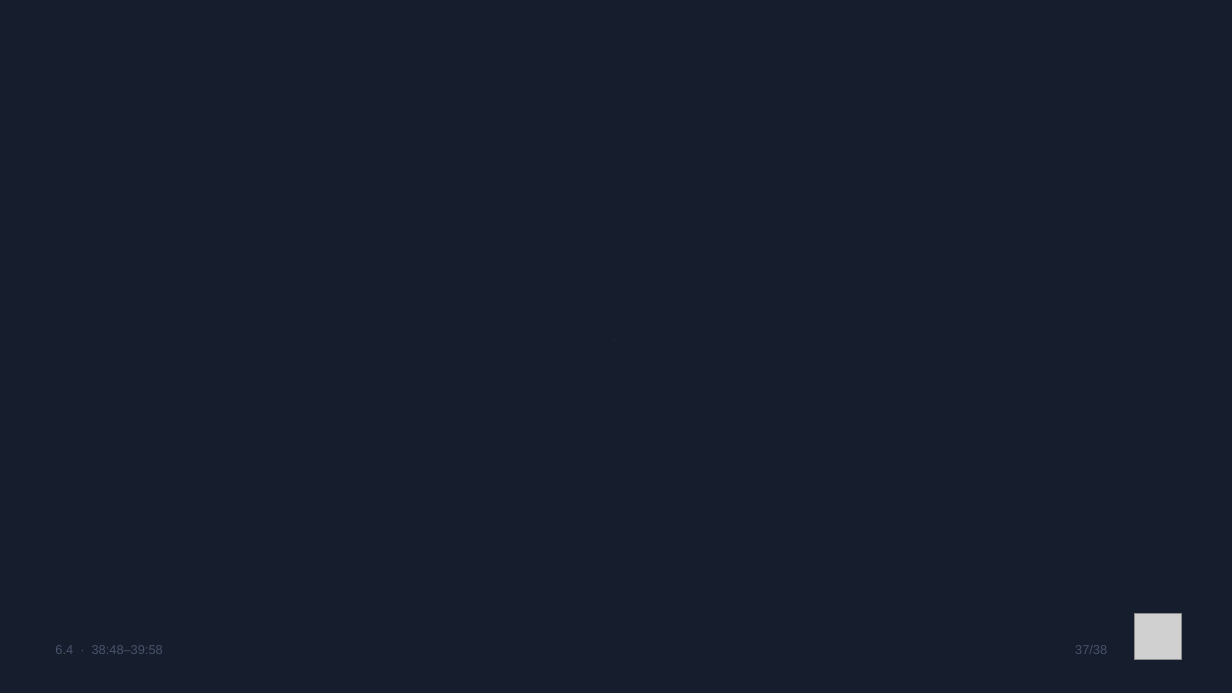
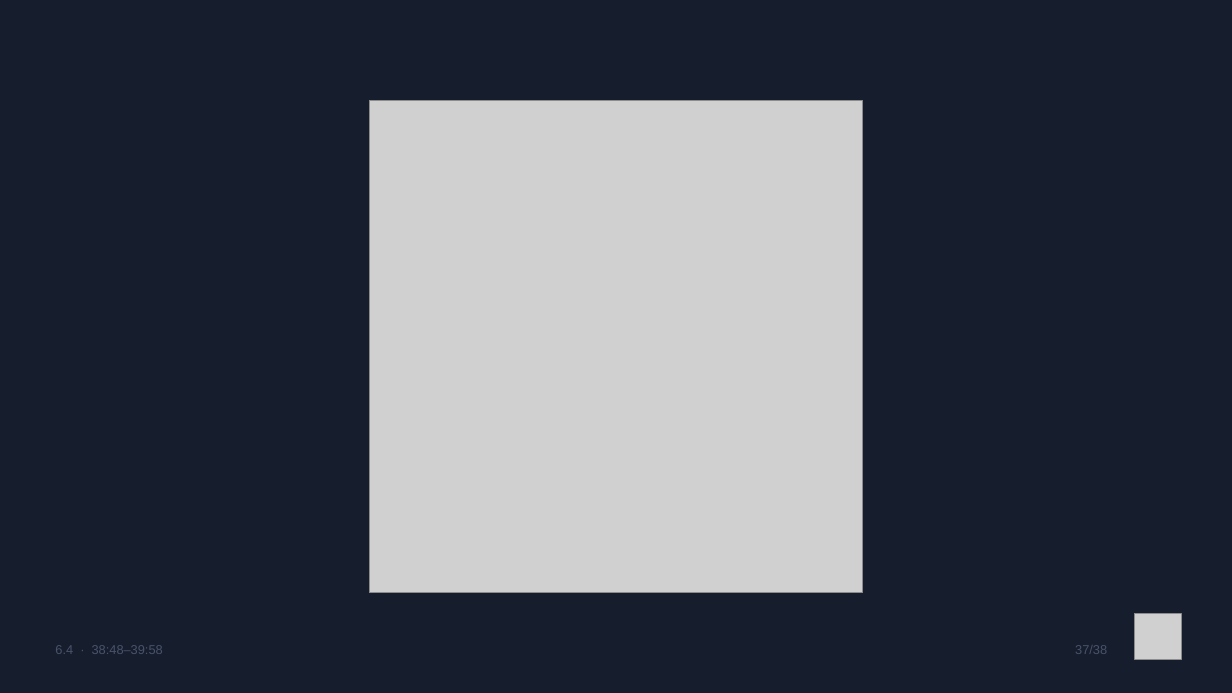
Before and after one commit to gldiazcardenas/charla-ia-aws-ug-cucuta, a slide deck: slide 38 of Slides_IA_AWS_UG_Cucuta.pptx (slide 37 before the commit). Drawn at 1232x693 pixels with LibreOffice and Linux fonts; fonts in the diff are those of the drawing; grey boxes stand for pictures. Boxes give left, top, right and bottom in pixels: in the first picture for what was removed or moved away, otherwise in the second. Text is boxed around its words. In the diff, an @@ line names an element or a change of style, - is before the commit and + after.

```diff
--- a/Slides_IA_AWS_UG_Cucuta.pptx
+++ b/Slides_IA_AWS_UG_Cucuta.pptx
@@ picture added at (x1=370, y1=100, x2=862, y2=592) @@
@@ text removed at (x1=592, y1=314, x2=638, y2=360) @@
-·
```
Also in this commit, not shown: 7 other slides changed.
